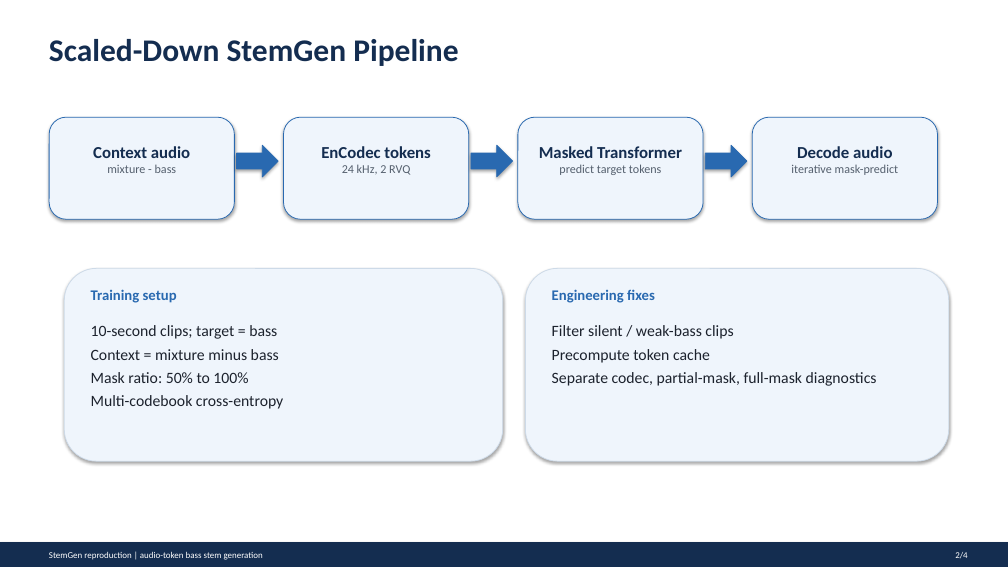
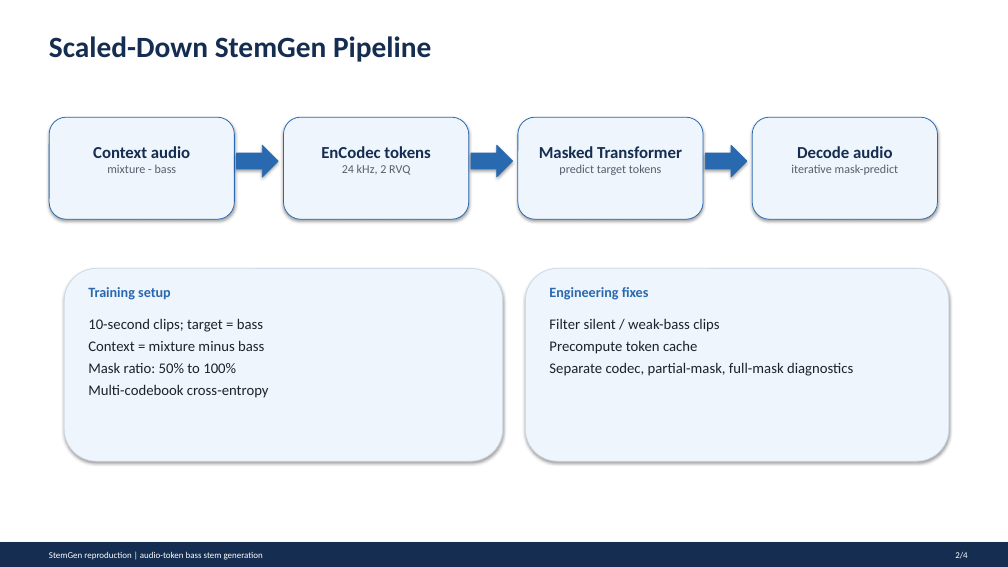
Before and after one commit to daw041/ECE228_stemGen, a slide deck: slide 2 of presentation/stemgen_highlight_3min.pptx. Drawn at 1008x567 pixels with LibreOffice and Linux fonts; fonts in the diff are those of the drawing. Boxes give left, top, right and bottom in pixels: in the first picture for what was removed or moved away, otherwise in the second. Text is boxed around its words. In the diff, an @@ line names an element or a change of style, - is before the commit and + after.

```diff
--- a/presentation/stemgen_highlight_3min.pptx
+++ b/presentation/stemgen_highlight_3min.pptx
@@ text "Scaled-Down StemGen Pipeline" at box(49, 36, 431, 62): size 30 to 28 pt @@
@@ text "Training setup" at box(88, 287, 171, 300): size 14 to 13.5 pt @@
@@ text "Engineering fixes" at box(549, 287, 649, 300): size 14 to 13.5 pt @@
@@ text "10-second clips; target = bass" at box(88, 318, 269, 398): size 15 to 14 pt @@
@@ text "Filter silent / weak-bass clips" at box(549, 318, 853, 376): size 15 to 14 pt @@
```
Also in this commit, not shown: 2 other slides changed, 1 slide added, 1 slide removed, 4 other files.
